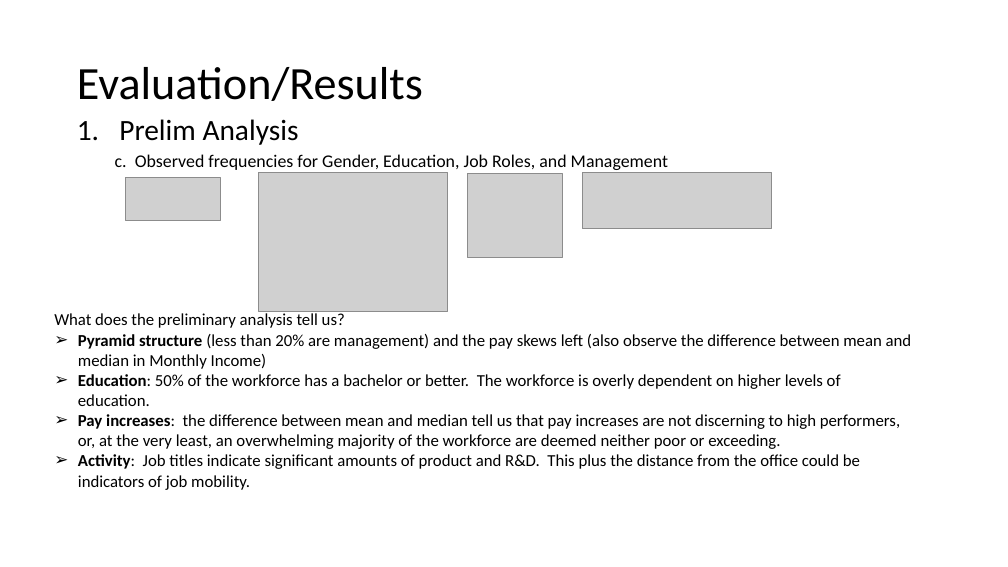
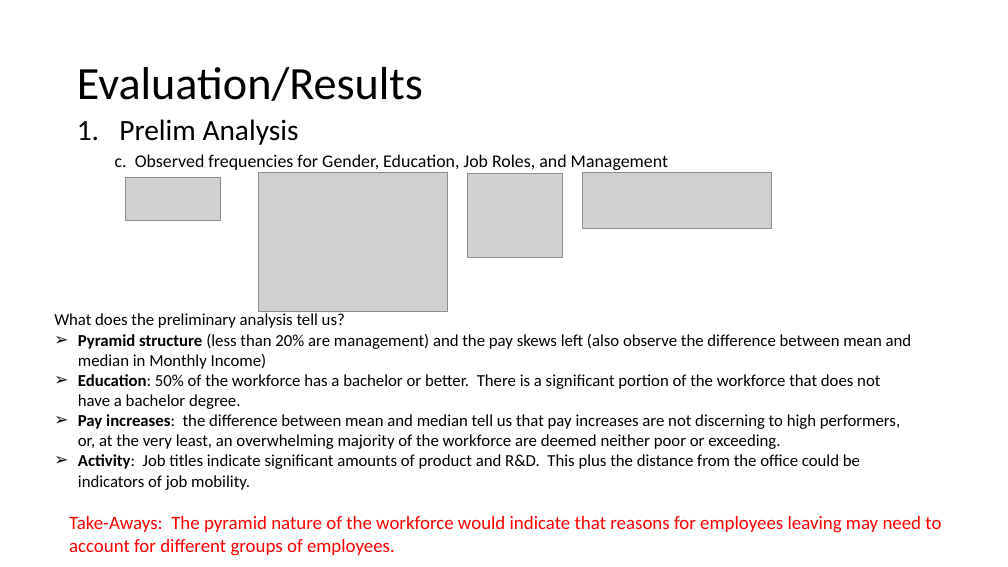
Before and after one commit to bdelahoussaye/CaseStudy2, a slide deck: slide 9 of Final Presentation_TEAM VARIANCE 6306.pptx. Drawn at 1008x567 pixels with LibreOffice and Linux fonts; fonts in the diff are those of the drawing; grey boxes stand for pictures. Boxes give left, top, right and bottom in pixels: in the first picture for what was removed or moved away, otherwise in the second. Text is boxed around its words. In the diff, an @@ line names an element or a change of style, - is before the commit and + after.

```diff
--- a/Final Presentation_TEAM VARIANCE 6306.pptx
+++ b/Final Presentation_TEAM VARIANCE 6306.pptx
@@ text at [78,374,880,409]: text changed @@
-➢ Education: 50% of the workforce has a bachelor or better. The workforce is overly dependent on higher levels of education.
+➢ Education: 50% of the workforce has a bachelor or better. There is a significant portion of the workforce that does not have a bachelor degree.
@@ text added at [69,516,941,556], 18 pt, text #FF0000 @@
+Take-Aways: The pyramid nature of the workforce would indicate that reasons for employees leaving may need to account for different groups of employees.
```
Also in this commit, not shown: 13 other slides changed, 2 slides added, 1 other file.
